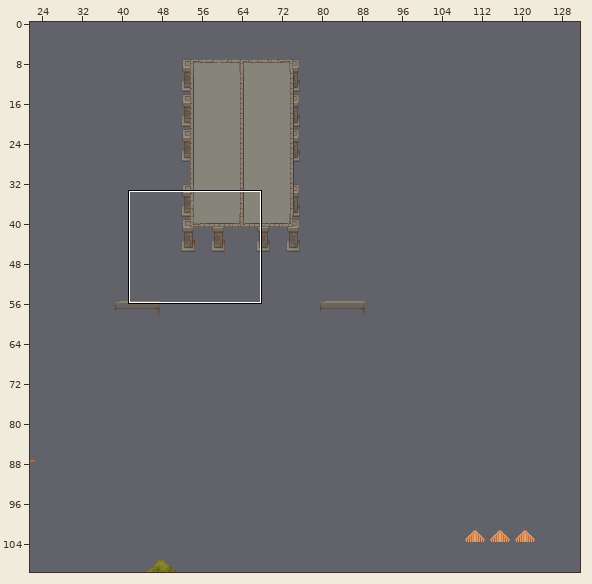
A Tiled map gets an edit: mapa.tmx. Above: a wide view before the commit, with the close-up outlined.
Close-up. The starting point:
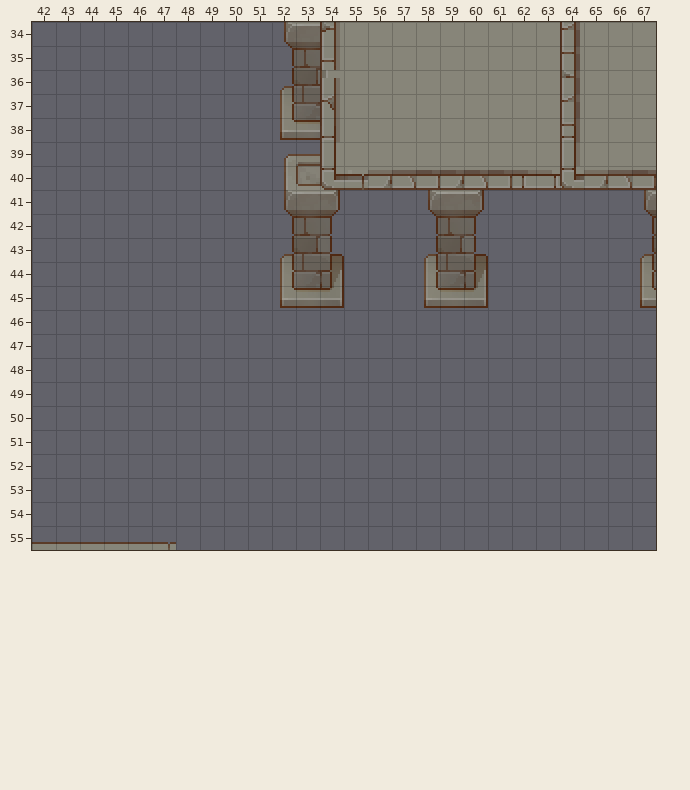
Cells are 12x12 px. Shown: x 42..67, y 34..55. The commit also changed other parts of the map, which this record leaves out.
After the commit:
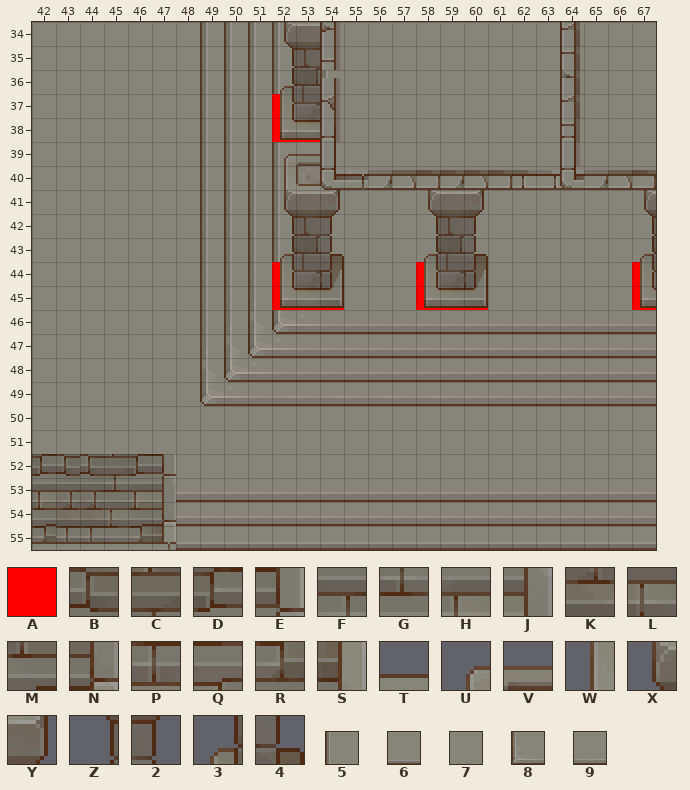
Key: from "Collisions": A 0; from "pleateauTileset": B 188, C 189, D 190, E 191, F 230, G 231, H 232, J 233, K 272, L 273, M 274, N 275, P 314, Q 315, R 316, S 317, T 457; from "propsTileset": U 617, V 618, W 659, X 701, Y 703, Z 743, 2 745, 3 785, 4 787; from "stoneGroundTileset": 5 8, 6 8 turned 270, 7 9, 8 16, 9 17.
_ is an empty cell, . an unchanged one.
Tiles of an added or newly shown layer are drawn over the layers below it.
Edits made:
--- layer "Temple/Temple bottom" (now shown)
@@ x 42..67 @@
-34 _______...................
-35 _______...................
-36 _______...................
-37 _______...................
-38 _______...................
-39 _______...................
-40 _______...................
-41 _______...................
-42 _______...................
-43 _______...................
-44 ________..................
-45 _______...................
-46 ________..................
-47 _______._.................
-48 __________................
-49 _________._._._._.........
-50 __________________________
-51 __________________________
-52 ......____________________
+34 7777777...................
+35 7777777...................
+36 7777777...................
+37 7777777...................
+38 7777777...................
+39 7777777...................
+40 7777777...................
+41 7777777...................
+42 7777777...................
+43 7777777...................
+44 77777777..................
+45 7777777...................
+46 77777777..................
+47 7777777.7.................
+48 7777777777................
+49 777777777.7.7.7.7.........
+50 77777777777777777777777777
+51 77777777777777777777777777
+52 ......77777777777777777777
@@ x 48..67 @@
-55 ____________________
+55 66666666666666666666
--- layer "Temple/Temple bottom2" (now shown)
@@ x 48..67 @@
-54 ____________________
+54 99999999999999999999
--- layer "Temple/Temple bottom3" (now shown)
@@ x 48..67 @@
-53 ____________________
+53 99999999999999999999
--- layer "Temple/Temple" (now shown)
@@ x 49..67 @@
-34 _..................
-35 _..................
-36 _..................
-37 _..................
-38 _..................
-39 _..._..............
-40 _..................
-41 _...._____.________
-42 _...._____.________
-43 _...._____.________
-44 ......___...______.
-45 _.....___...______.
-46 ..___..............
-47 _._................
+34 5..................
+35 5..................
+36 5..................
+37 5..................
+38 5..................
+39 5...7..............
+40 5..................
+41 5....77777.77777777
+42 5....77777.77777777
+43 5....77777.77777777
+44 ......777...777777.
+45 5.....777...777777.
+46 ..777..............
+47 5.7................
@@ x 49..67 @@
-49 _._._._._._________
+49 8.9.9.9.9.999999999
--- layer "Temple/Temple2" (now shown)
@@ x 50..67 @@
-34 _.................
-35 _.................
-36 _.................
-37 _.................
-38 _.................
-39 _.................
-40 _.................
-41 _.................
-42 _.................
-43 _.................
-44 _.................
-45 _.................
-46 _.................
-47 .._...............
-48 _.________________
+34 5.................
+35 5.................
+36 5.................
+37 5.................
+38 5.................
+39 5.................
+40 5.................
+41 5.................
+42 5.................
+43 5.................
+44 5.................
+45 5.................
+46 5.................
+47 ..9...............
+48 8.9999999999999999
--- layer "Temple/Temple3" (now shown)
@@ x 51..51 @@
-34 _
-35 _
-36 _
-37 _
-38 _
-39 _
-40 _
-41 _
-42 _
-43 _
-44 _
-45 _
+34 5
+35 5
+36 5
+37 5
+38 5
+39 5
+40 5
+41 5
+42 5
+43 5
+44 5
+45 5
@@ x 51..67 @@
-47 _._______________
+47 8.999999999999999
--- layer "Temple/Temple4" (now shown)
@@ x 52..52 @@
-34 _
-35 _
-36 _
+34 5
+35 5
+36 5
@@ x 52..52 @@
-39 _
-40 _
-41 _
-42 _
-43 _
+39 5
+40 5
+41 5
+42 5
+43 5
@@ x 52..67 @@
-46 _.______________
+46 8.99999999999999
--- layer "Temple/Temple Struct" (now shown)
@@ x 52..52 @@
-34 _
-35 _
-36 _
+34 X
+35 Z
+36 3
@@ x 52..67 @@
-39 __..............
-40 _...............
-41 _._..._._......_
-42 _._..._._......_
-43 _._..._._......_
+39 UV..............
+40 W...............
+41 X.Y...X.Y......X
+42 Z.2...Z.2......Z
+43 3.4...3.4......3
--- layer "Temple/Plateau" (now shown)
@@ x 42..47 @@
-52 ______
-53 ______
-54 ______
-55 ______
+52 DBBCDE
+53 HFFGHJ
+54 MKKLMN
+55 RPPQRS
--- layer "Temple/Tunel" (now shown)
@@ x 42..45 @@
-55 ____
+55 TTTT
--- layer "Collision" (now shown)
@@ x 52..53 @@
-37 _.
-38 __
+37 A.
+38 AA
@@ x 52..67 @@
-44 _....._........_
-45 ___...___......_
+44 A.....A........A
+45 AAA...AAA......A
Where, in picture pixels (left, top, right, bottom), the same in both close-ups:
added: (32, 22, 656, 550)
